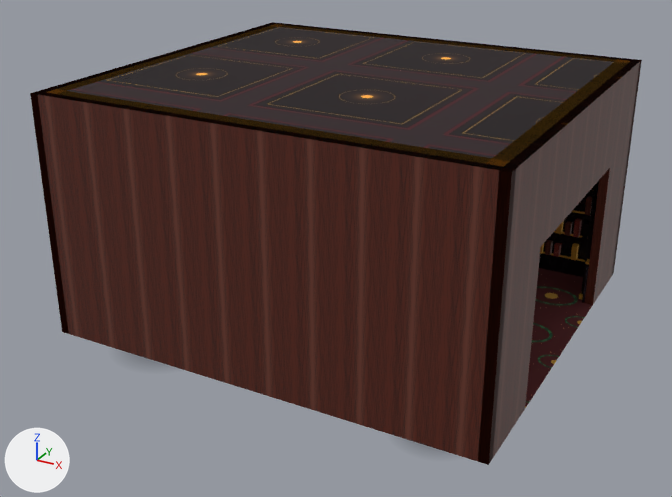
One commit to the glTF model tools/paquet_essai/casino_minuit/decor/zone-R-SALON.glb: the scene before it, then after it.
One viewpoint serves both versions: a camera (50 mm lens) standing at (-25.86, -34.07, 10.03) and looking at (-35.2, -17.09, 1.54). The axes (+X, +Y, +Z) are drawn at lower left. The lights are the same throughout. The first picture is the older version. Where no turn or scale is listed for an object, it has been applied to the vertices.

Objects in the first picture: 'static', 'static.001', 'static.002', 'static.004' and 2 more.
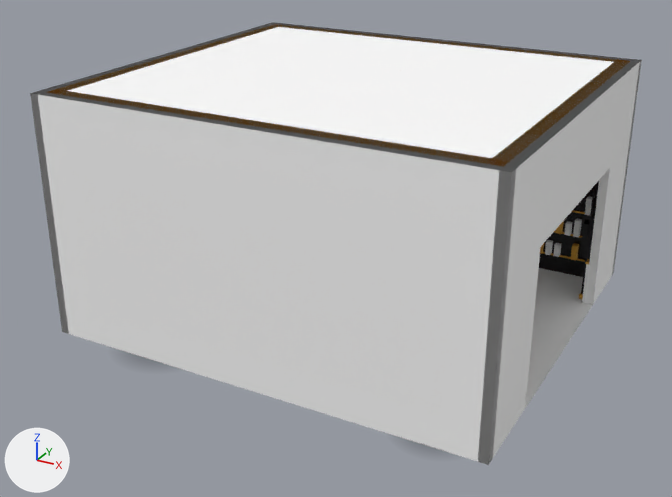
Location of each change, (x1, y1, x2, y2) in pixels of the pictures (672 x 497 px):
'static.002', surface changed (brown to grey)
    both: (30, 23, 642, 465)
'static.001', surface changed (black to white)
    both: (39, 22, 638, 172)
'static', surface changed (brown to grey)
    both: (525, 268, 593, 408)

Patch to the scene script:
```diff
--- a/tools/paquet_essai/casino_minuit/decor/zone-R-SALON.glb.py
+++ b/tools/paquet_essai/casino_minuit/decor/zone-R-SALON.glb.py
@@ img_matiere_png @@
+img_matiere_png = load_image('matiere.png', 'tex/matiere.png', 1, 1, 'sRGB')
@@ mat_da_moquetted @@
 mat_da_moquetted = principled_material('da.moquetteD')
-mat_da_moquetted.texture = img_87d598e70fb27d20_png
+mat_da_moquetted.texture = img_matiere_png
 mat_da_moquetted.roughness = 0.95
@@ mat_da_plafondbas @@
 mat_da_plafondbas = principled_material('da.plafondBas')
-mat_da_plafondbas.texture = img_9be791e16c2f94d6_png
+mat_da_plafondbas.texture = img_matiere_png
 mat_da_plafondbas.roughness = 1.0
@@ mat_da_boislaque @@
 mat_da_boislaque = principled_material('da.boisLaque')
-mat_da_boislaque.texture = img_8baffad2e5b9109d_png
+mat_da_boislaque.texture = img_matiere_png
 mat_da_boislaque.metallic = 0.05
```
